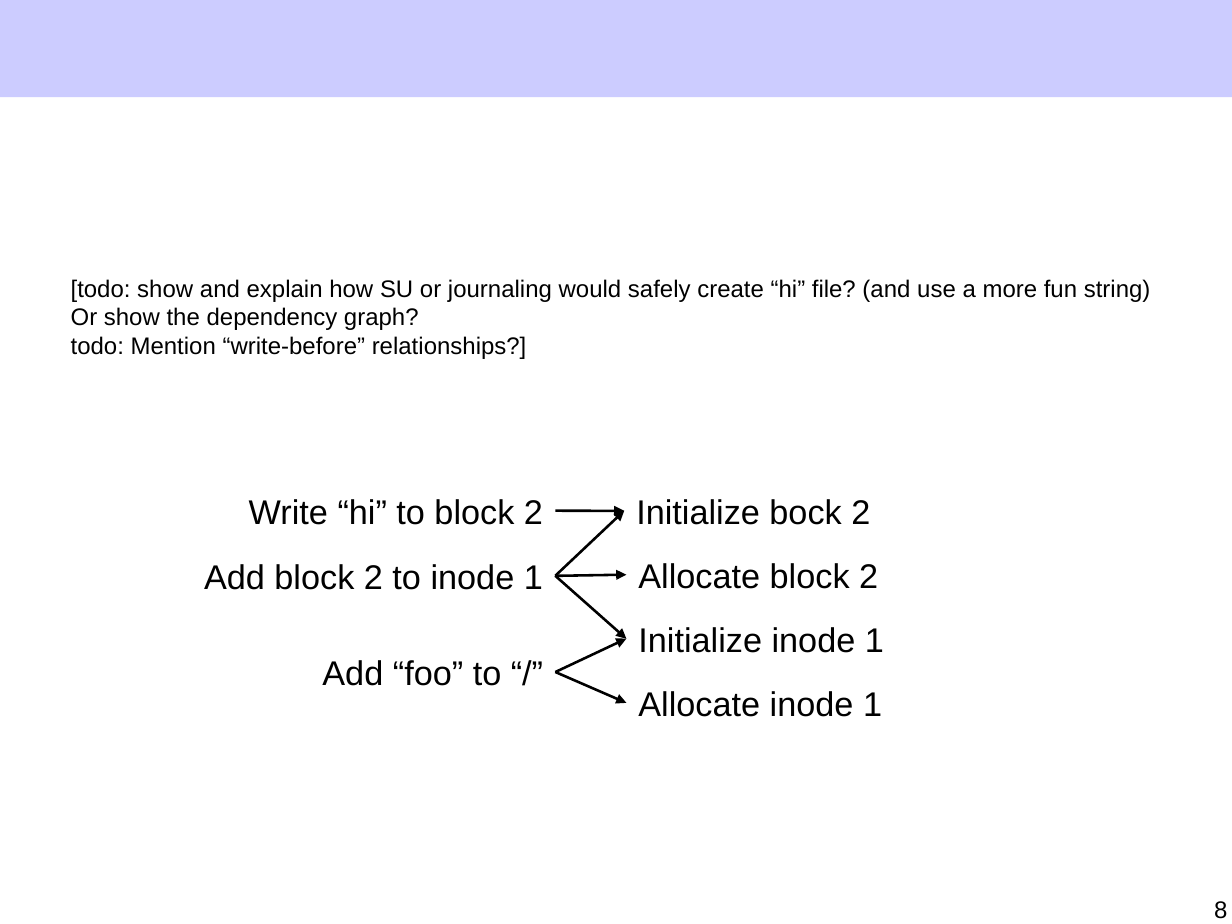
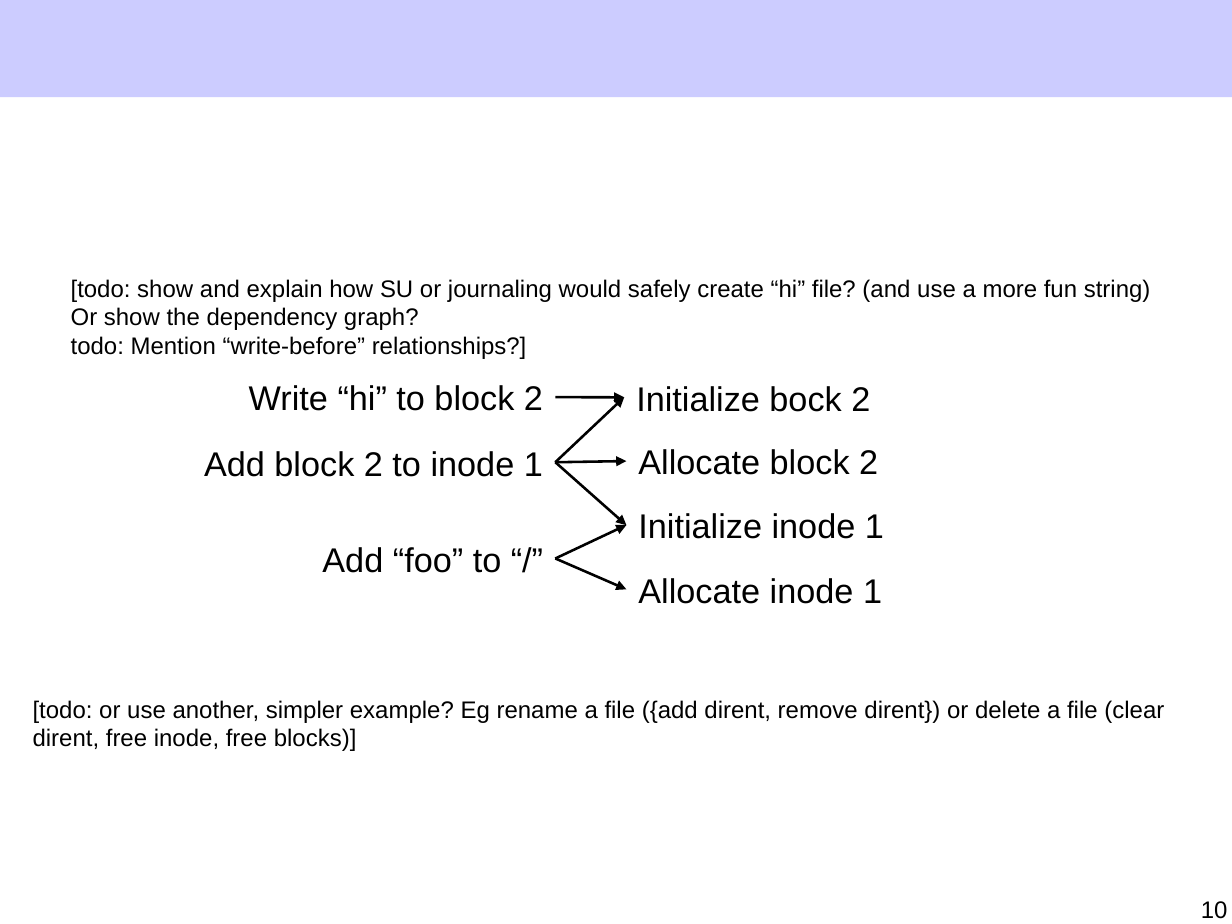
Before and after one commit to ucla-readable/fstitch-doc, a slide deck: slide 10 of sosp/pres.ppt (slide 8 before the commit). Drawn at 1232x924 pixels with LibreOffice and Linux fonts; fonts in the diff are those of the drawing. Boxes give left, top, right and bottom in pixels: in the first picture for what was removed or moved away, otherwise in the second. Text is boxed around its words. In the diff, an @@ line names an element or a change of style, - is before the commit and + after.

```diff
--- a/sosp/pres.ppt
+++ b/sosp/pres.ppt
@@ arrow added from (556, 462) to (625, 397), #000000 1.5 pt @@
@@ arrow added from (556, 397) to (625, 397), #000000 1.5 pt @@
@@ 7 texts, 1 arrow: place and size @@
-7 texts, 1 arrow at (204, 499, 884, 717)
+7 texts, 1 arrow at (204, 385, 884, 604)
@@ arrow moved from (556, 511) - (625, 511) to (556, 462) - (626, 461) @@
@@ arrow moved from (556, 575) - (625, 510) to (556, 558) - (626, 525) @@
@@ arrow moved from (556, 575) - (626, 574) to (556, 558) - (626, 589) @@
@@ arrow removed from (556, 673) to (626, 638) @@
@@ arrow removed from (556, 671) to (626, 703) @@
@@ text added at (33, 700, 1164, 751), 14 pt, text #000000 @@
+[todo: or use another, simpler example? Eg rename a file ({add dirent, remove dirent}) or delete a file (clear dirent, free inode, free blocks)]
@@ page number at (1201, 901, 1228, 919): text changed @@
-8
+10
```
Also in this commit, not shown: 9 other slides changed, 2 slides added, 4 slides removed.
